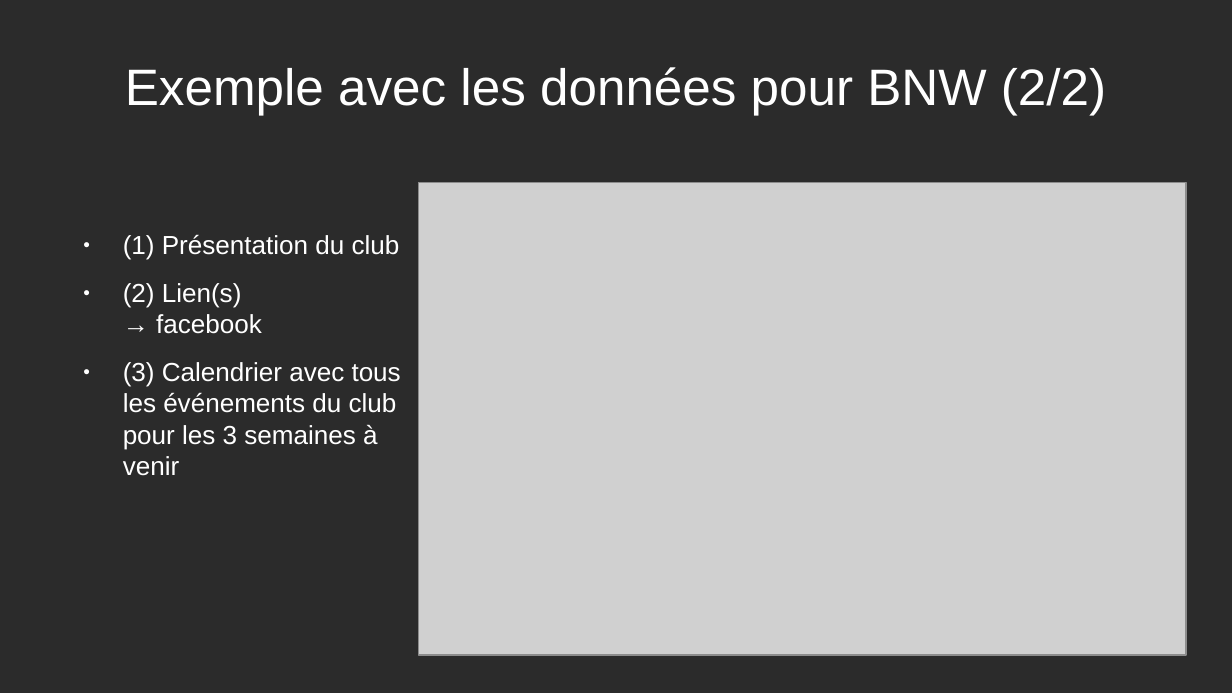
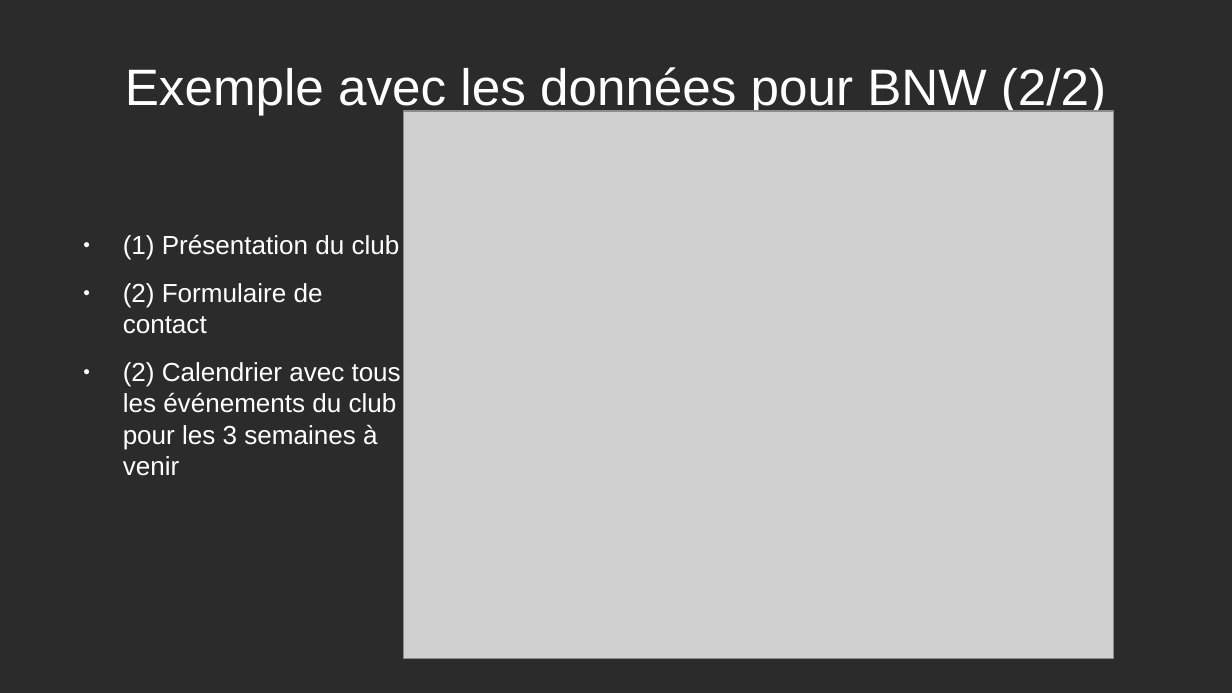
Before and after one commit to jebissey/MyClub, a slide deck: slide 14 of doc/Presentation _2.odp. Drawn at 1232x693 pixels with LibreOffice and Linux fonts; fonts in the diff are those of the drawing; grey boxes stand for pictures; background and template pictures are left out; a plain dark background stands for a picture behind light text. Boxes give left, top, right and bottom in pixels: in the first picture for what was removed or moved away, otherwise in the second. Text is boxed around its words. In the diff, an @@ line names an element or a change of style, - is before the commit and + after.

```diff
--- a/doc/Presentation _2.odp
+++ b/doc/Presentation _2.odp
@@ picture: place and size @@
-picture at [418, 183, 1186, 656]
+picture at [404, 111, 1113, 658]
@@ text at [123, 283, 401, 450]: text changed @@
-● (2) Lien(s)
-  → facebook
-● (3) Calendrier avec tous les événements du club pour les 3 semaines à venir
+● (2) Formulaire de contact
+● (2) Calendrier avec tous les événements du club pour les 3 semaines à venir
```
Also in this commit, not shown: 3 other slides changed, 1 slide added, 15 other files.
